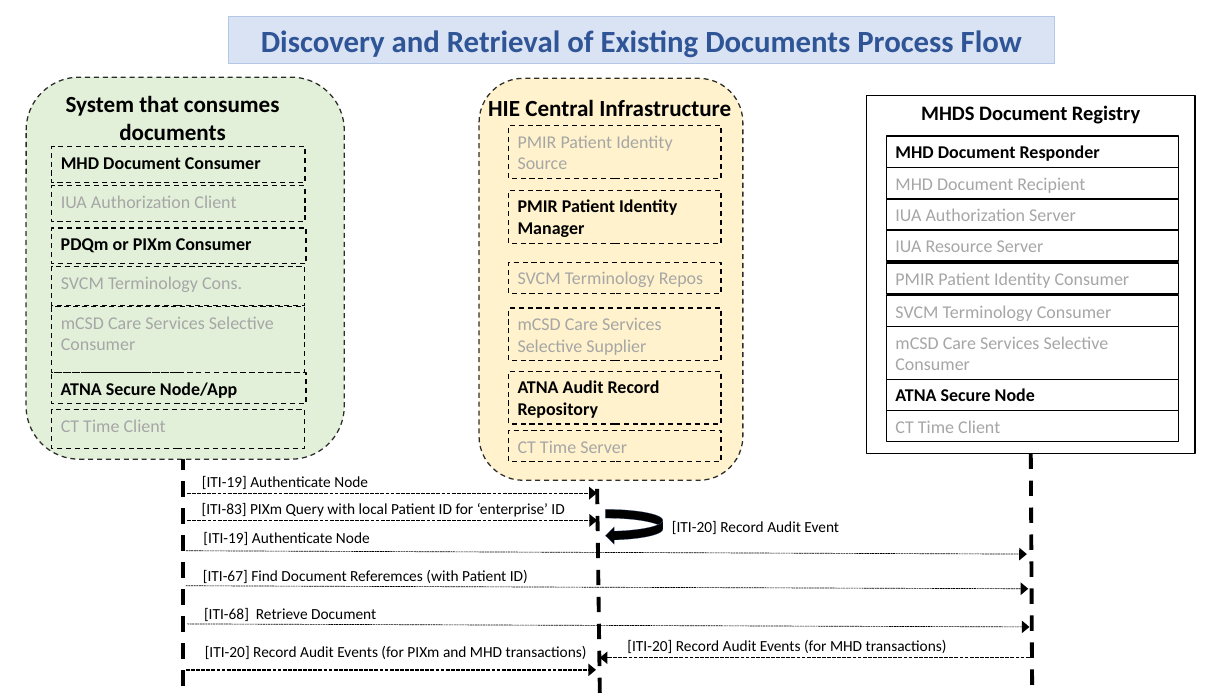
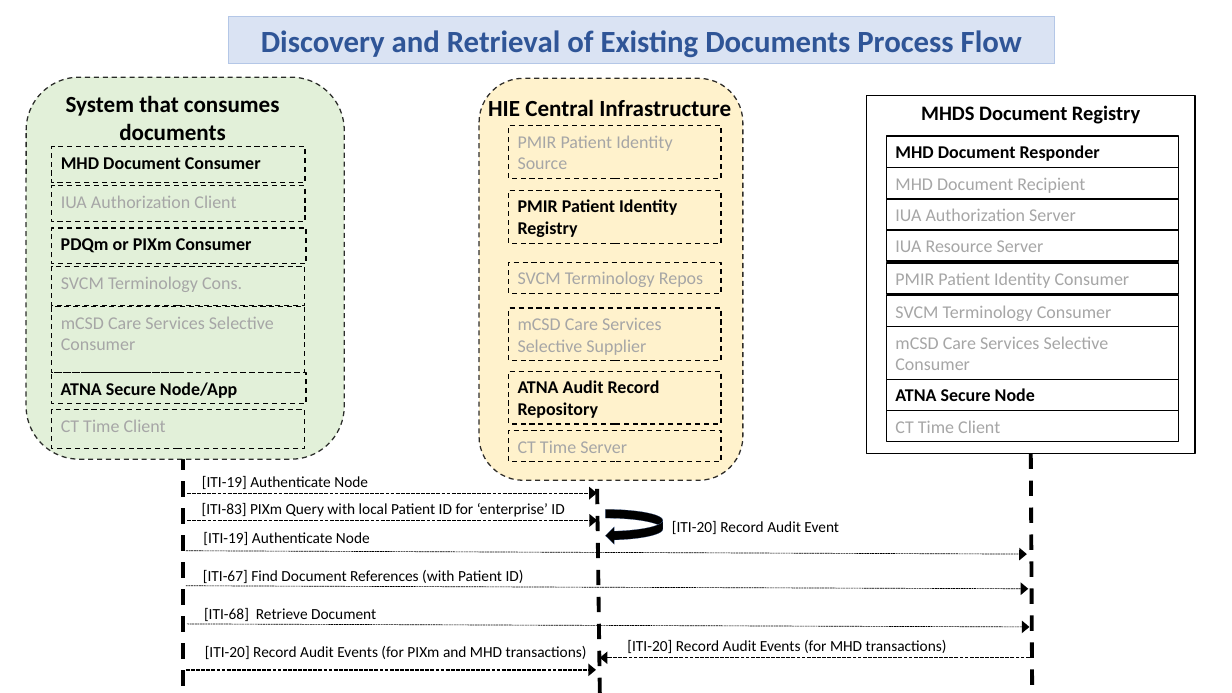
Before and after one commit to IHE/ITI.MHDS, a slide deck: slide 6 of input/images-source/Diagrams.pptx. Drawn at 1232x693 pixels with LibreOffice and Linux fonts; fonts in the diff are those of the drawing. Boxes give left, top, right and bottom in pixels: in the first picture for what was removed or moved away, otherwise in the second. Text is boxed around its words. In the diff, an @@ line names an element or a change of style, - is before the commit and + after.

```diff
--- a/input/images-source/Diagrams.pptx
+++ b/input/images-source/Diagrams.pptx
@@ text in rectangle at (x1=518, y1=199, x2=677, y2=237): text changed @@
-PMIR Patient Identity Manager
+PMIR Patient Identity Registry
@@ text at (x1=203, y1=570, x2=524, y2=586): text changed @@
-[ITI-67] Find Document Referemces (with Patient ID)
+[ITI-67] Find Document References (with Patient ID)
```
Also in this commit, not shown: 6 other slides changed, 22 other files.
